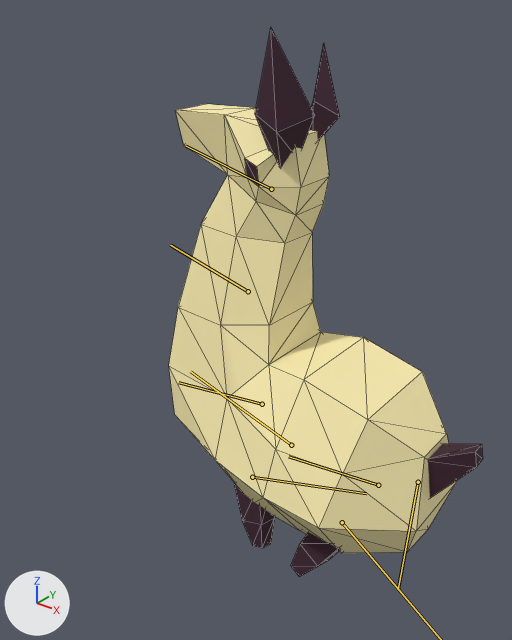
Before and after pictures for a commit that changed the FBX model Assets/Models/Lama/lama01.FBX.
Both versions are drawn from a 50 mm lens placed at (0.0145, -0.0231, 0.0252), pointed at (-0.0047, 0.001, 0.0103). The lights are fixed; the arrows at lower left show +X, +Y and +Z. Both versions are drawn at frame 20 of the action 'Take 001'; the numbers are the values there. The bones that bend it are drawn over the model as lines. Mesh edges are drawn as thin lines.

Names of what the first picture shows: 'lama1'.
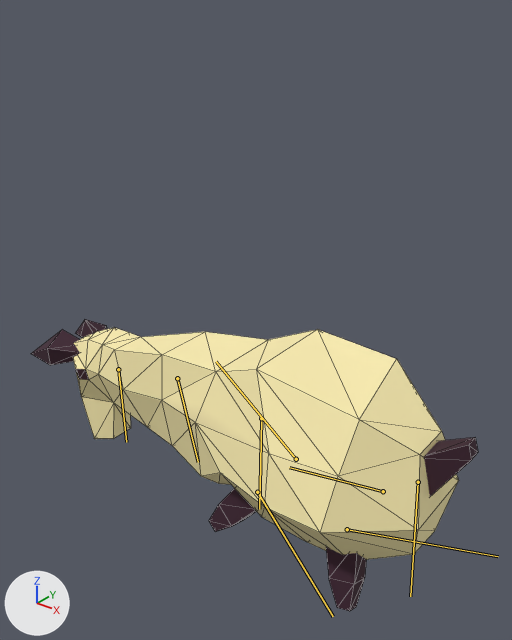
The edits, one by one:
Bone 'Lama_body' (bone_lama_body) turns from (-1, 0, 0) to (-1, 0, 6) degrees about its own x, y and z.
Bone 'Lama_neck1' (bone_lama_neck1) turns from (0, 2, 0) to (1, 0, 74) degrees about its own x, y and z.
Bone 'Lama_neck2' (bone_lama_neck2) turns from (0, 2, 0) to (0, 1, 37) degrees about its own x, y and z.
Bone 'Lama_head' (bone_lama_head) turns from (0, -4, 0) to (0, -1, -13) degrees about its own x, y and z.
Bone 'Lama_R_backleg' (bone_lama_r_backleg) turns from (7, 5, -18) to (5, 3, -14) degrees about its own x, y and z.
Bone 'Lama_L_backleg' (bone_lama_l_backleg) turns from (2, -8, -27) to (-5, -9, 10) degrees about its own x, y and z.
Bone 'Lama_L_frontleg' (bone_lama_l_frontleg) turns from (4, -1, 18) to (0, -6, -44) degrees about its own x, y and z.
Bone 'Lama_R_frontleg' (bone_lama_r_frontleg) turns from (-4, -2, 28) to (9, -8, 42) degrees about its own x, y and z.

Boxes (x1, y1, x2, y2) around the edits, measured in the pictures (512 x 640 px):
'lama1', posed (42% wider, 47% shorter): before (169, 28, 483, 577); after (31, 319, 478, 611)
bone 'Lama_body', root to tip: before (418, 482) to (398, 589); after (418, 482) to (410, 596)
bone 'Lama_neck1', root to tip: before (262, 404) to (178, 382); after (261, 418) to (259, 509)
bone 'Lama_neck2', root to tip: before (248, 291) to (170, 245); after (177, 378) to (198, 462)
bone 'Lama_head', root to tip: before (271, 189) to (186, 146); after (118, 369) to (126, 442)
bone 'Lama_R_backleg', root to tip: before (378, 485) to (288, 456); after (383, 491) to (289, 467)
bone 'Lama_L_frontleg', root to tip: before (252, 477) to (366, 493); after (257, 492) to (333, 616)
bone 'Lama_R_frontleg', root to tip: before (291, 445) to (190, 371); after (296, 459) to (216, 361)
